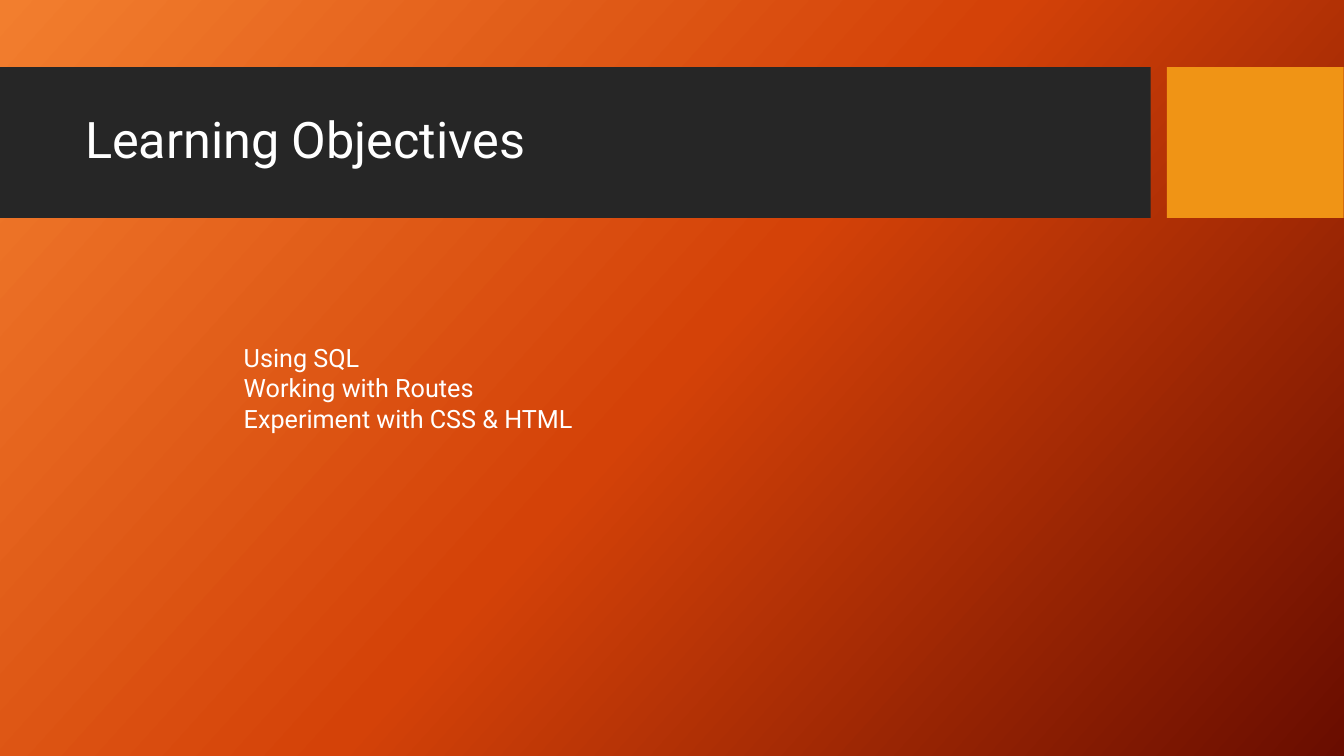
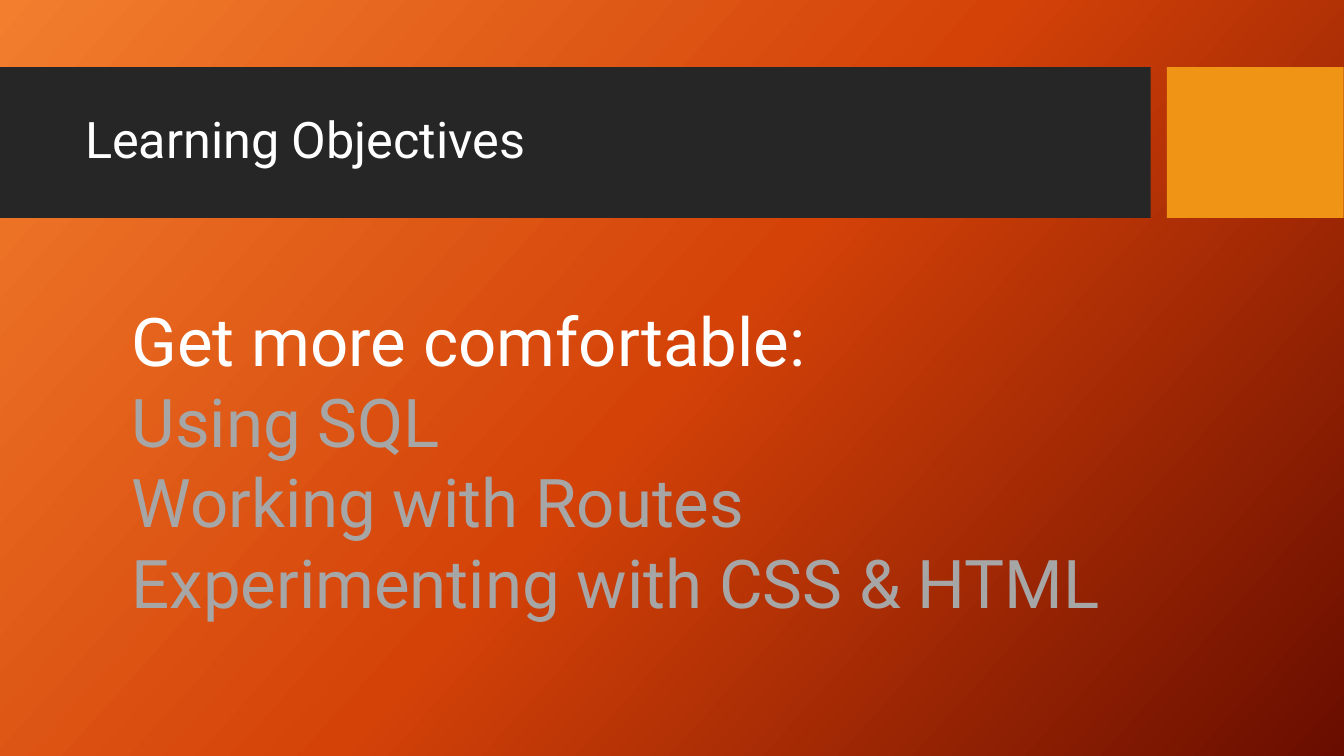
Before and after one commit to Peetfire/Animal_magic, a slide deck: slide 11 of Presentation/Vet Managment.pptx (slide 9 before the commit). Drawn at 1344x756 pixels with LibreOffice and Linux fonts; fonts in the diff are those of the drawing; background and template pictures are left out. Boxes give left, top, right and bottom in pixels: in the first picture for what was removed or moved away, otherwise in the second. Text is boxed around its words. In the diff, an @@ line names an element or a change of style, - is before the commit and + after.

```diff
--- a/Presentation/Vet Managment.pptx
+++ b/Presentation/Vet Managment.pptx
@@ text "Get more comfortable:": place and size @@
-text "Get more comfortable:" at [244,349,572,433]
+text "Get more comfortable:" at [132,315,1100,622]
@@ text at [132,315,806,367]: paragraph added @@
+Get more comfortable:
@@ text at [132,398,744,541]: size 18 to 48 pt, text colour #FFFFFF to #A6A6A6 in "Using SQL", "Working with Routes" @@
@@ text at [132,557,1100,622]: text changed; size 18 to 48 pt; text colour #FFFFFF to #A6A6A6 @@
-Experiment with CSS & HTML
+Experimenting with CSS & HTML
```
Also in this commit, not shown: 2 other slides changed, 2 slides added, 1 slide removed, 22 other files.
